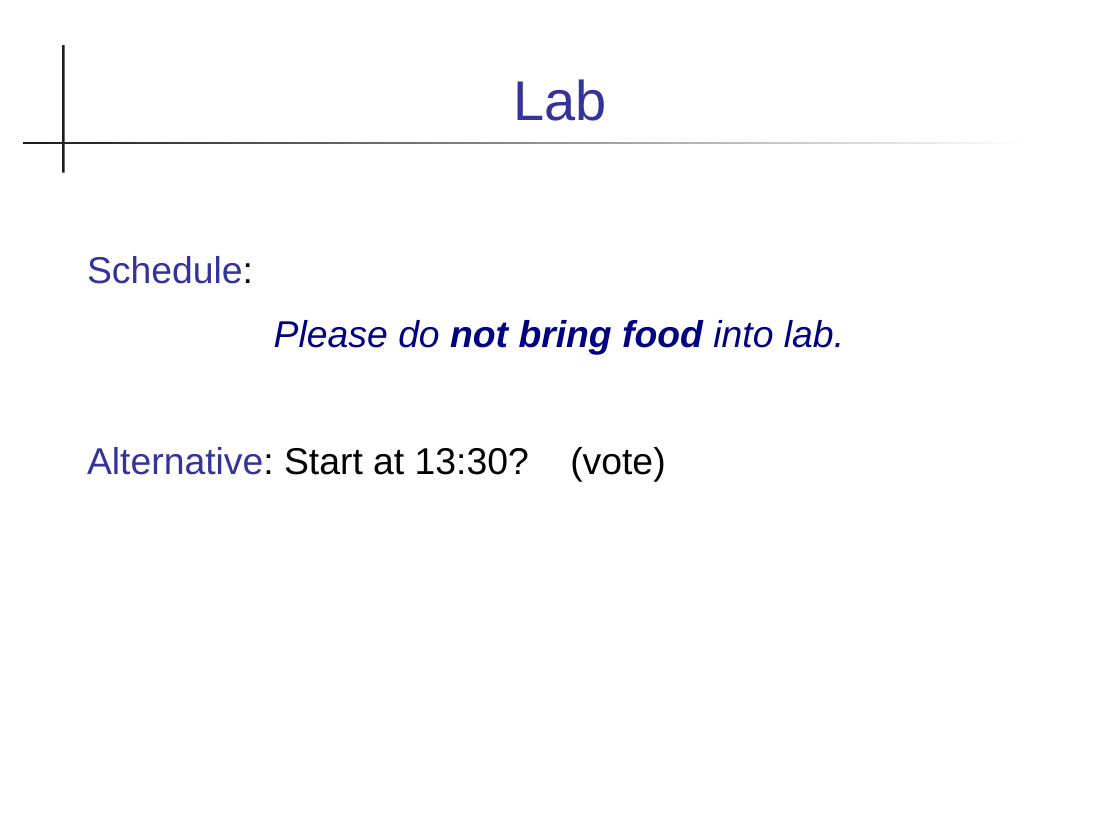
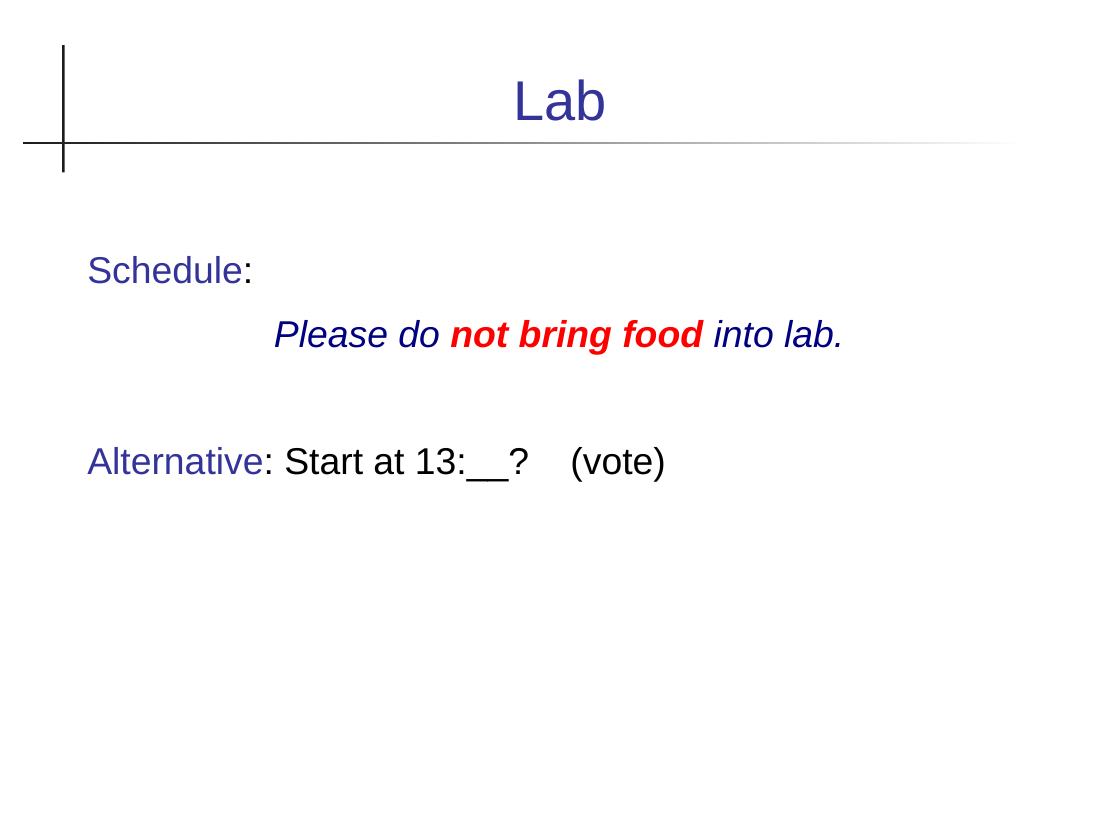
Before and after one commit to skeoop/skeoop.github.io, a slide deck: slide 12 of week1/0a-Introduction-to-Course.ppt. Drawn at 1120x840 pixels with LibreOffice and Linux fonts; fonts in the diff are those of the drawing. Boxes give left, top, right and bottom in pixels: in the first picture for what was removed or moved away, otherwise in the second. Text is boxed around its words. In the diff, an @@ line names an element or a change of style, - is before the commit and + after.

```diff
--- a/week1/0a-Introduction-to-Course.ppt
+++ b/week1/0a-Introduction-to-Course.ppt
@@ text at (x1=87, y1=256, x2=844, y2=355): text colour #000080 to #FF0000 in "not bring food"; indent changed @@
@@ text at (x1=87, y1=447, x2=665, y2=481): text changed @@
-Alternative: Start at 13:30? (vote)
+Alternative: Start at 13:__? (vote)
```
Also in this commit, not shown: 10 other slides changed, 8 other files.
